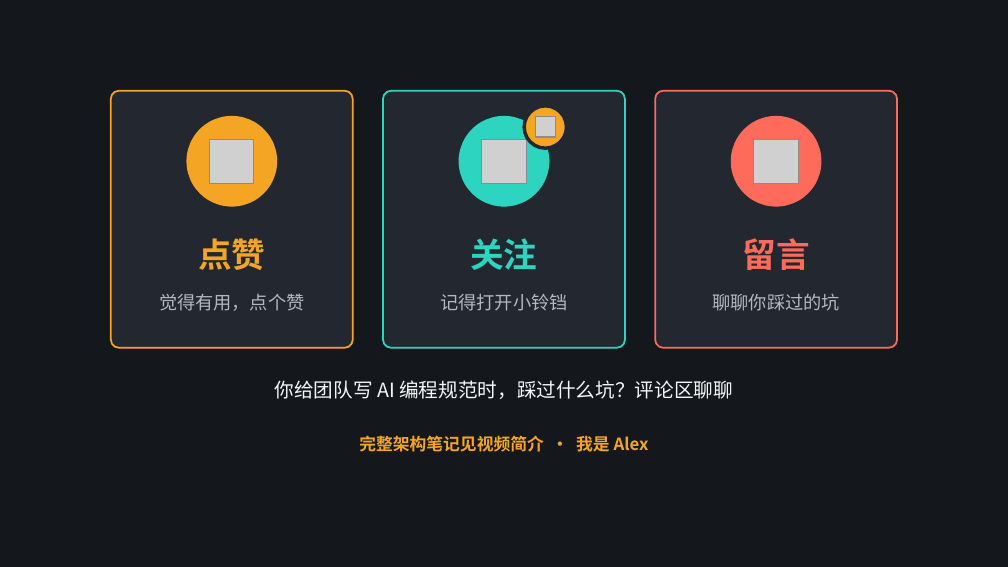
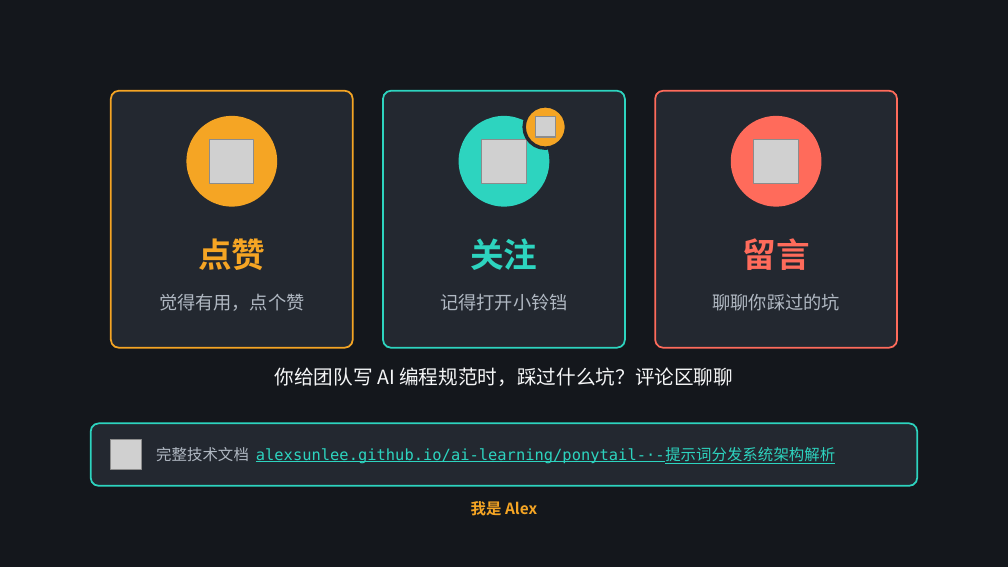
Before and after one commit to alexsunlee/alexsunlee.github.io, a slide deck: slide 30 of content/AI Learning/Ponytail · 提示词分发系统架构解析.pptx. Drawn at 1008x567 pixels with LibreOffice and Linux fonts; fonts in the diff are those of the drawing; grey boxes stand for pictures. Boxes give left, top, right and bottom in pixels: in the first picture for what was removed or moved away, otherwise in the second. Text is boxed around its words. In the diff, an @@ line names an element or a change of style, - is before the commit and + after.

```diff
--- a/content/AI Learning/Ponytail · 提示词分发系统架构解析.pptx
+++ b/content/AI Learning/Ponytail · 提示词分发系统架构解析.pptx
@@ text "你给团队写 AI 编程规范时，踩过什么坑？评论区聊聊": place and size @@
-text "你给团队写 AI 编程规范时，踩过什么坑？评论区聊聊" at (275, 380, 733, 399)
+text "你给团队写 AI 编程规范时，踩过什么坑？评论区聊聊" at (275, 367, 733, 386)
@@ rounded rectangle: place and size @@
-rounded rectangle at (359, 435, 649, 452)
+rounded rectangle at (91, 423, 917, 486)
@@ rounded rectangle at (91, 423, 917, 486): fill none to #232830; outline none to #2DD4BF 1.25 pt @@
@@ picture added at (111, 439, 141, 470) @@
@@ text added at (156, 447, 835, 464), 11 pt, text #2DD4BF, underline @@
+完整技术文档 alexsunlee.github.io/ai-learning/ponytail-·-提示词分发系统架构解析
@@ text in rounded rectangle at (359, 435, 649, 452): text removed @@
-完整架构笔记见视频简介 · 我是 Alex
@@ text added at (471, 501, 537, 516), 11 pt, text #F5A524, bold @@
+我是 Alex
```
Also in this commit, not shown: 1 other file.
